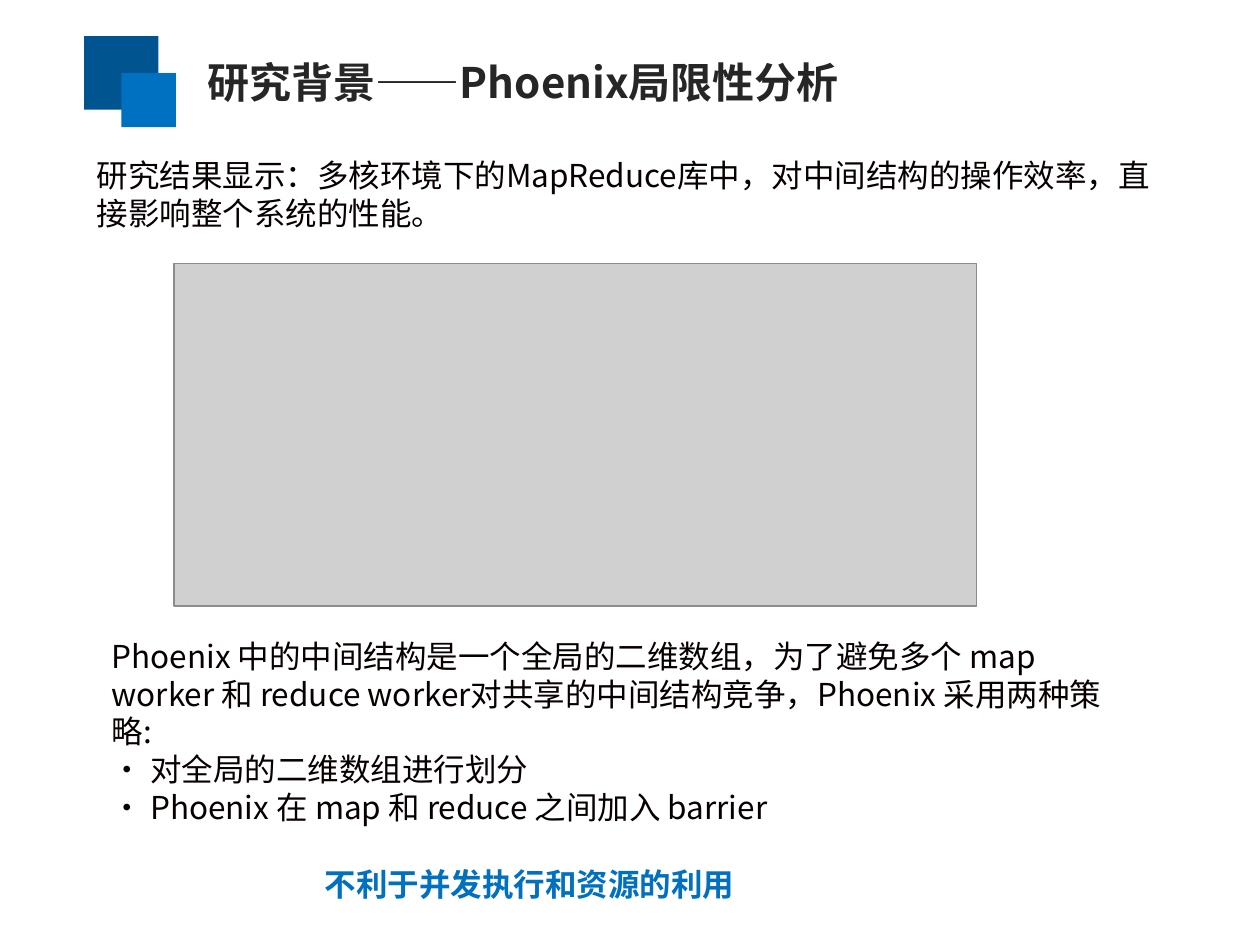
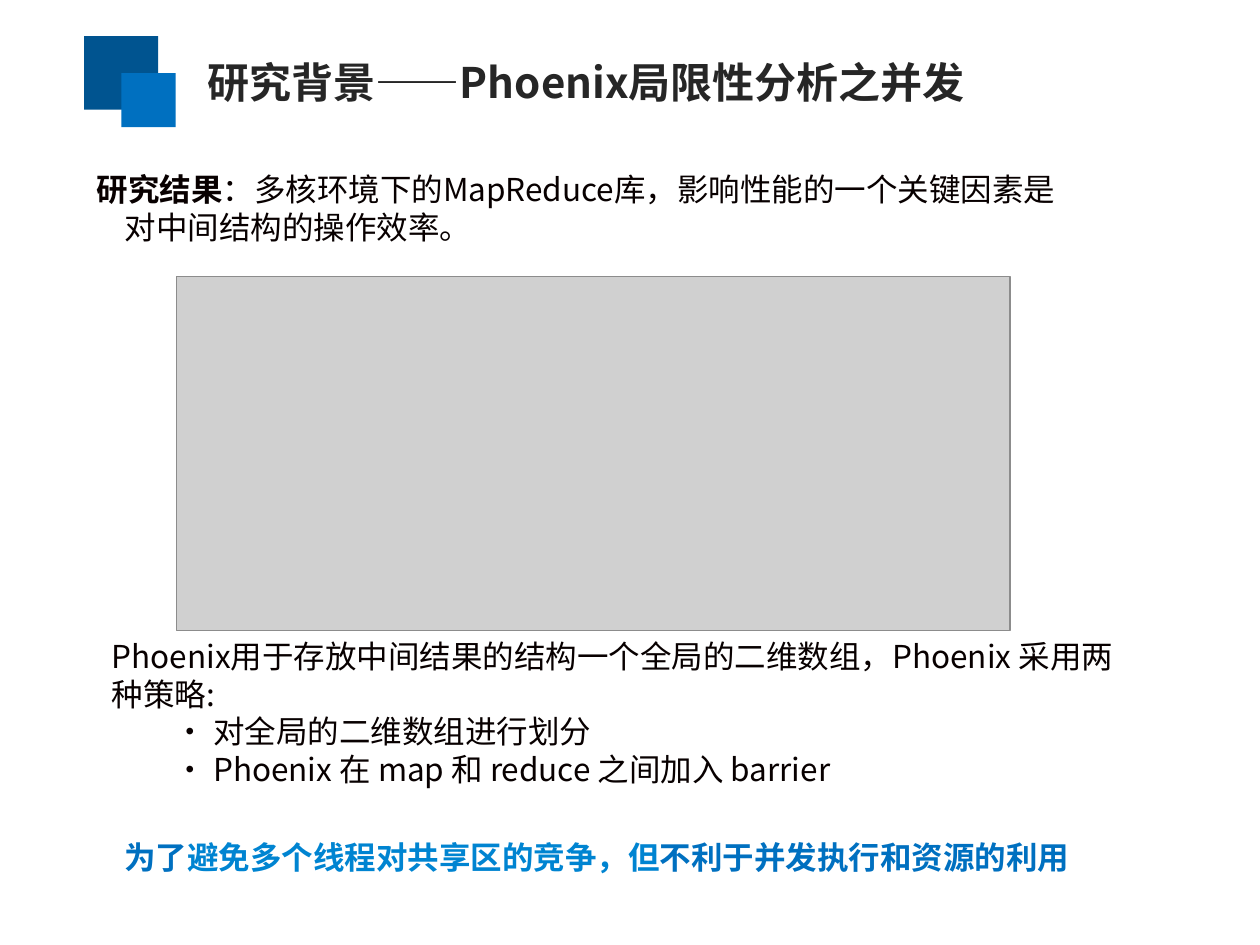
Before and after one commit to yufenyu/work, a slide deck: slide 4 of dmr_paper/paper/chinaSys-2016.ppt (slide 5 before the commit). Drawn at 1260x945 pixels with LibreOffice and Linux fonts; fonts in the diff are those of the drawing; grey boxes stand for pictures. Boxes give left, top, right and bottom in pixels: in the first picture for what was removed or moved away, otherwise in the second. Text is boxed around its words. In the diff, an @@ line names an element or a change of style, - is before the commit and + after.

```diff
--- a/dmr_paper/paper/chinaSys-2016.ppt
+++ b/dmr_paper/paper/chinaSys-2016.ppt
@@ text at bbox=[208, 62, 965, 102]: text changed @@
-研究背景——Phoenix局限性分析
+研究背景——Phoenix局限性分析之并发
@@ text at bbox=[97, 174, 1056, 242]: text changed @@
-研究结果显示：多核环境下的MapReduce库中，对中间结构的操作效率，直接影响整个系统的性能。
+研究结果：多核环境下的MapReduce库，影响性能的一个关键因素是 对中间结构的操作效率。
@@ picture: place and size @@
-picture at bbox=[174, 263, 976, 606]
+picture at bbox=[176, 276, 1011, 630]
@@ text at bbox=[112, 641, 1113, 709]: text changed @@
-Phoenix 中的中间结构是一个全局的二维数组，为了避免多个 map worker 和 reduce worker对共享的中间结构竞争，Phoenix 采用两种策略:
+Phoenix用于存放中间结果的结构一个全局的二维数组，Phoenix 采用两种策略:
@@ text at bbox=[213, 716, 830, 789]: list level 1 to 2 in "• 对全局的二维数组进行划分"; list level 1 to 2 in "• Phoenix 在 map 和 ..." @@
@@ text at bbox=[124, 842, 1069, 874]: text changed @@
-不利于并发执行和资源的利用
+为了避免多个线程对共享区的竞争，但不利于并发执行和资源的利用
```
Also in this commit, not shown: 12 other slides changed, 1 slide removed.
